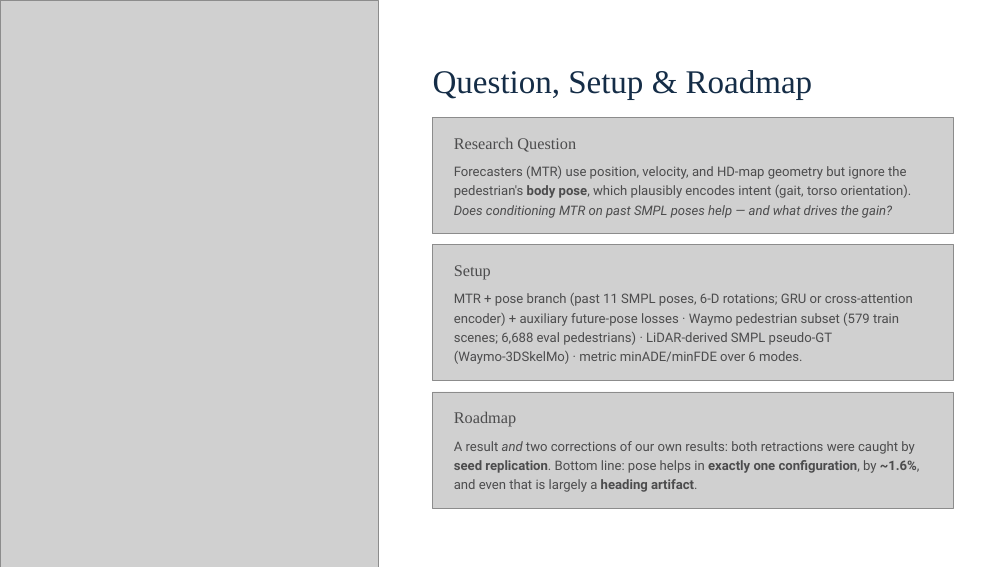
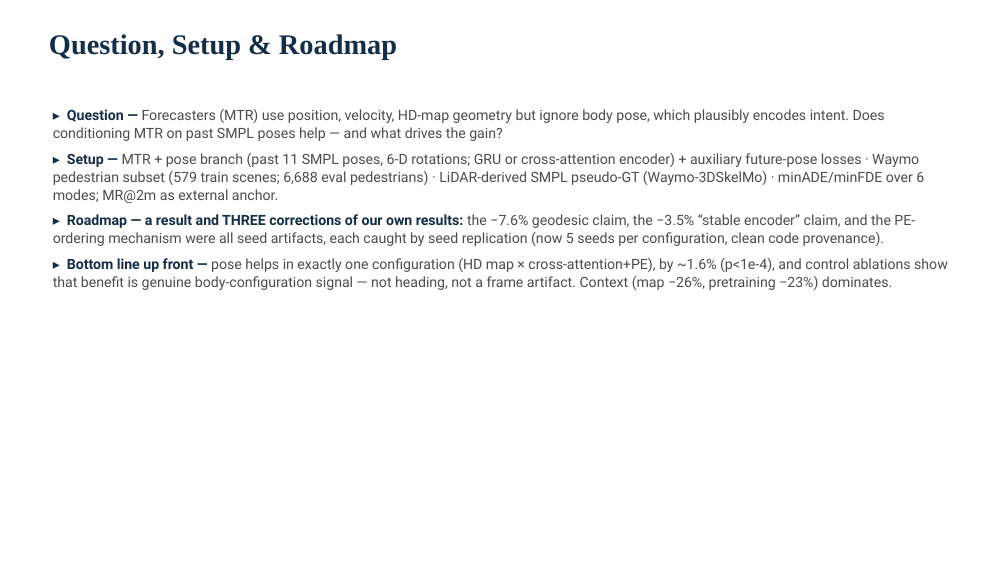
Before and after one commit to ers1804/MTR_with_poses, a slide deck: slide 2 of presentation/MTR-Pose_presentation.pptx. Drawn at 1008x567 pixels with LibreOffice and Linux fonts; fonts in the diff are those of the drawing; grey boxes stand for pictures; background and template pictures are left out. Boxes give left, top, right and bottom in pixels: in the first picture for what was removed or moved away, otherwise in the second. Text is boxed around its words. In the diff, an @@ line names an element or a change of style, - is before the commit and + after.

Commit message:
docs(deck): rebuild stale slides to final n=5 picture
Rebuilt slides 2/5/6/10/11/12 via python-pptx (matching theme): three-corrections
roadmap; Part-2 table at clean n=5 (xattn_pe 0.6648+-0.0381, PE effect dissolved,
26% failure rate); 'One Pose Benefit' slide reversed to body-configuration
mechanism (root-zeroed 0.4800 ~= full pose; agentrot 0.4801; -1.57% p<1e-4);
methodology slide adds code-provenance + MR@2m + mAP disclosure; conclusion +
30fps backup at n=5. Slide 7 pretrain -22%->-23%. Kept: title, architecture,
Part 1, context, qualitative slides.

```diff
--- a/presentation/MTR-Pose_presentation.pptx
+++ b/presentation/MTR-Pose_presentation.pptx
@@ background #000000 to #FFFFFF @@
@@ rectangle removed at [0, 0, 1008, 567] @@
@@ picture removed at [0, 0, 378, 567] @@
@@ text "Question, Setup & Roadmap": place and size @@
-text "Question, Setup & Roadmap" at [433, 70, 813, 100]
+text "Question, Setup & Roadmap" at [49, 34, 397, 59]
@@ text "Question, Setup & Roadmap" at [49, 34, 397, 59]: size 31.5 to 27 pt, bold on; line spacing 1.04 to 1 @@
@@ text added at [53, 109, 948, 290], 13.5 pt, text #4C4C4D @@
+▸ Question — Forecasters (MTR) use position, velocity, HD-map geometry but ignore body pose, which plausibly encodes intent. Does conditioning MTR on past SMPL poses help — and what drives the gain?
+▸ Setup — MTR + pose branch (past 11 SMPL poses, 6-D rotations; GRU or cross-attention encoder) + auxiliary future-pose losses · Waymo pedestrian subset (579 train scenes; 6,688 eval pedestrians) · LiDAR-derived SMPL pseudo-GT (Waymo-3DSkelMo) · minADE/minFDE over 6 modes; MR@2m as external anchor.
+▸ Roadmap — a result and THREE corrections of our own results: the −7.6% geodesic claim, the −3.5% “stable encoder” claim, and the PE-ordering mechanism were all seed artifacts, each caught by seed replication (now 5 seeds per configuration, clean code provenance).
+▸ Bottom line up front — pose helps in exactly one configuration (HD map × cross-attention+PE), by ~1.6% (p<1e-4), and control ablations show that benefit is genuine body-configuration signal — not heading, not a frame artifact. Context (map −26%, pretraining −23%) dominates.
@@ picture removed at [433, 117, 954, 234] @@
@@ text removed at [454, 138, 576, 152] @@
-Research Question
@@ text removed at [454, 166, 912, 218] @@
-Forecasters (MTR) use position, velocity, and HD-map geometry but ignore the pedestrian's body pose, which plausibly encodes intent (gait, torso orientation). Does conditioning MTR on past SMPL poses help — and what drives the gain?
@@ picture removed at [433, 245, 954, 381] @@
@@ text removed at [454, 265, 491, 280] @@
-Setup
@@ text removed at [454, 293, 913, 364] @@
-MTR + pose branch (past 11 SMPL poses, 6-D rotations; GRU or cross-attention encoder) + auxiliary future-pose losses · Waymo pedestrian subset (579 train scenes; 6,688 eval pedestrians) · LiDAR-derived SMPL pseudo-GT (Waymo-3DSkelMo) · metric minADE/minFDE over 6 modes.
@@ picture removed at [433, 392, 954, 508] @@
@@ text removed at [454, 412, 516, 427] @@
-Roadmap
@@ text removed at [454, 441, 920, 492] @@
-A result and two corrections of our own results: both retractions were caught by seed replication. Bottom line: pose helps in exactly one configuration, by ~1.6%, and even that is largely a heading artifact.
```
Also in this commit, not shown: 5 other slides changed, 1 slide added, 1 slide removed.
